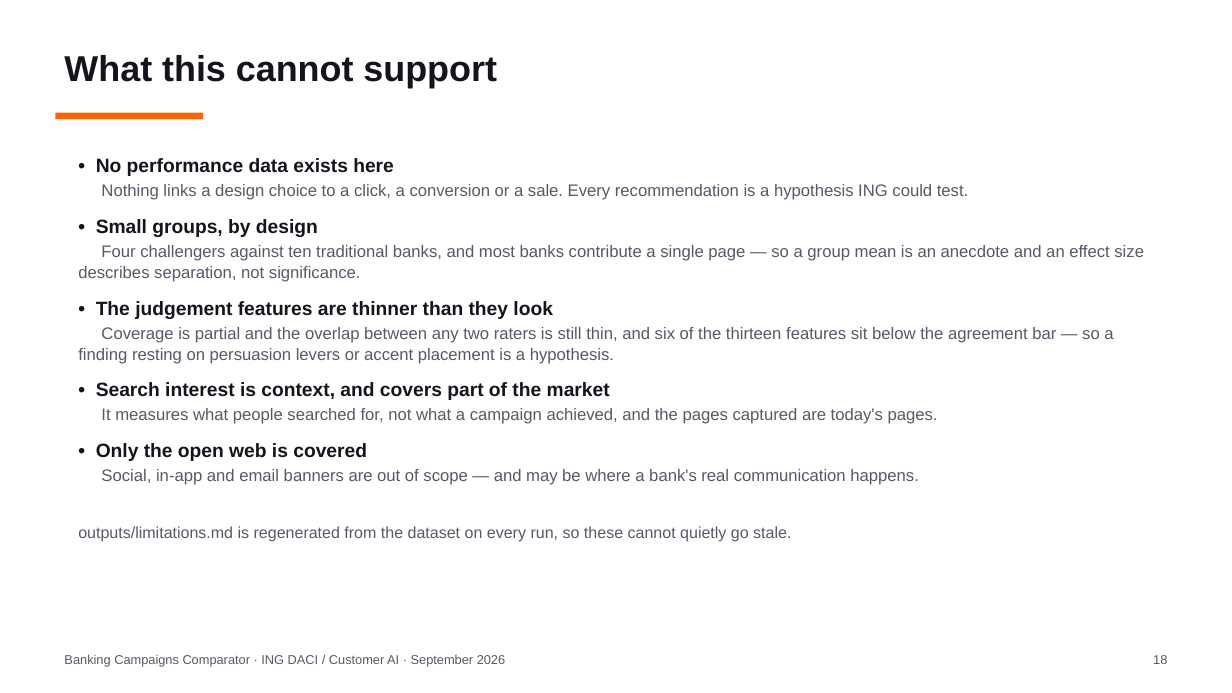
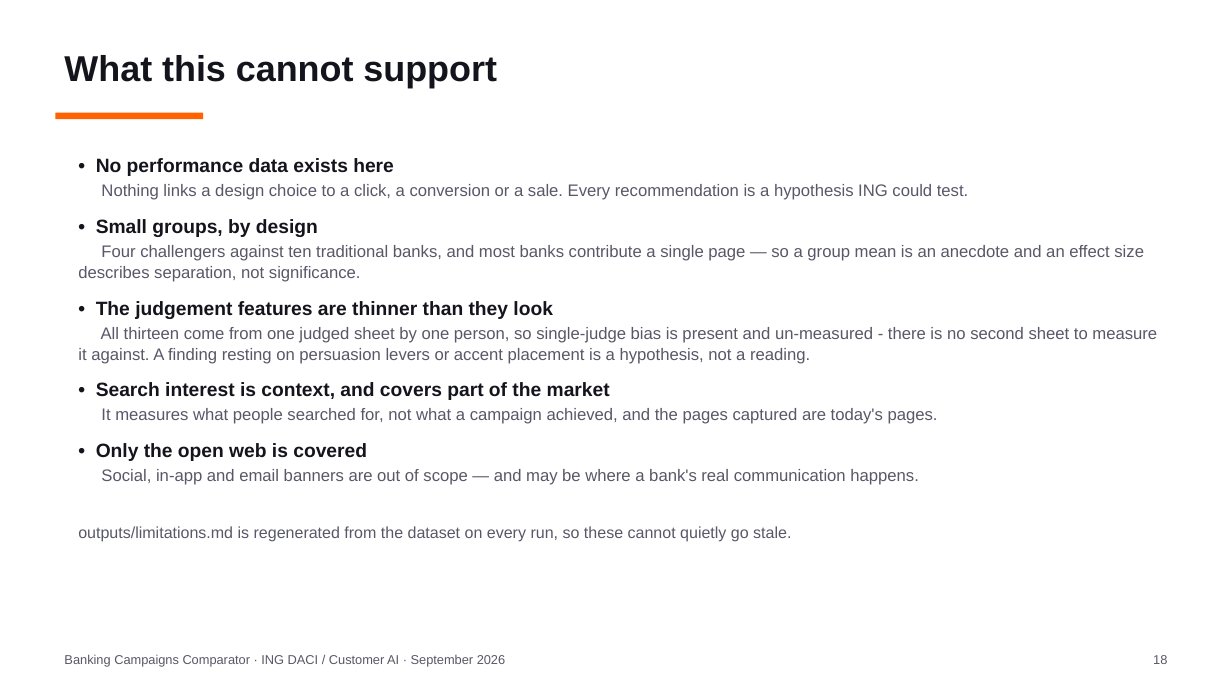
Before and after one commit to Siegried81/ing-usecase, a slide deck: slide 18 of docs/Banking_Campaigns_Comparator.pptx. Drawn at 1232x693 pixels with LibreOffice and Linux fonts; fonts in the diff are those of the drawing. Boxes give left, top, right and bottom in pixels: in the first picture for what was removed or moved away, otherwise in the second. Text is boxed around its words. In the diff, an @@ line names an element or a change of style, - is before the commit and + after.

```diff
--- a/docs/Banking_Campaigns_Comparator.pptx
+++ b/docs/Banking_Campaigns_Comparator.pptx
@@ text at (78, 327, 1157, 364): text changed @@
-Coverage is partial and the overlap between any two raters is still thin, and six of the thirteen features sit below the agreement bar — so a finding resting on persuasion levers or accent placement is a hypothesis.
+All thirteen come from one judged sheet by one person, so single-judge bias is present and un-measured - there is no second sheet to measure it against. A finding resting on persuasion levers or accent placement is a hypothesis, not a reading.
```
Also in this commit, not shown: 2 other slides changed, 19 other files.
